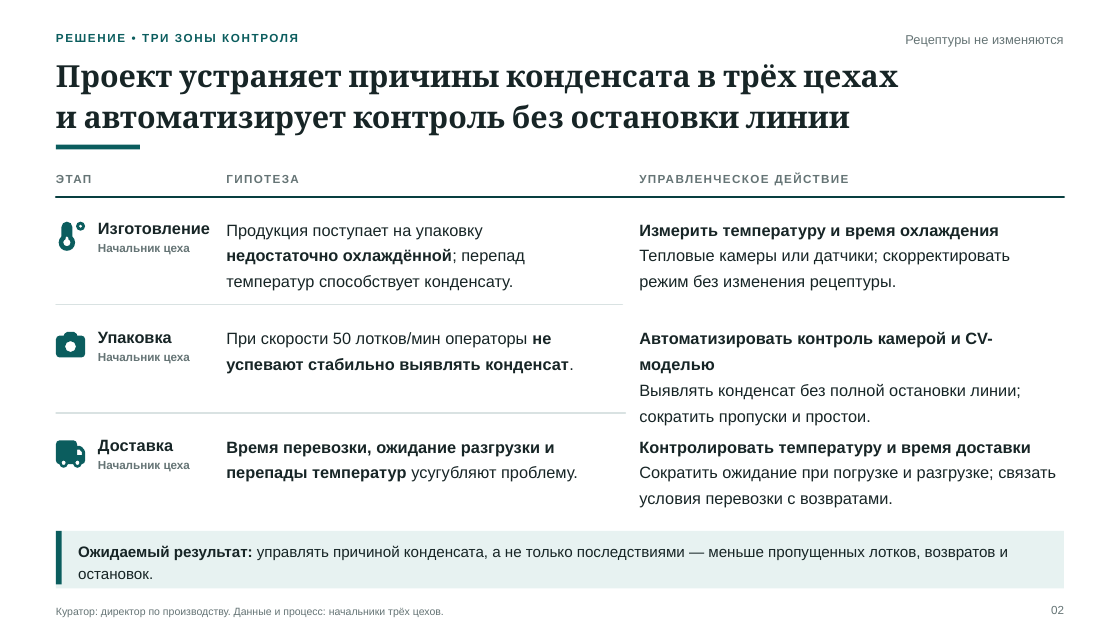
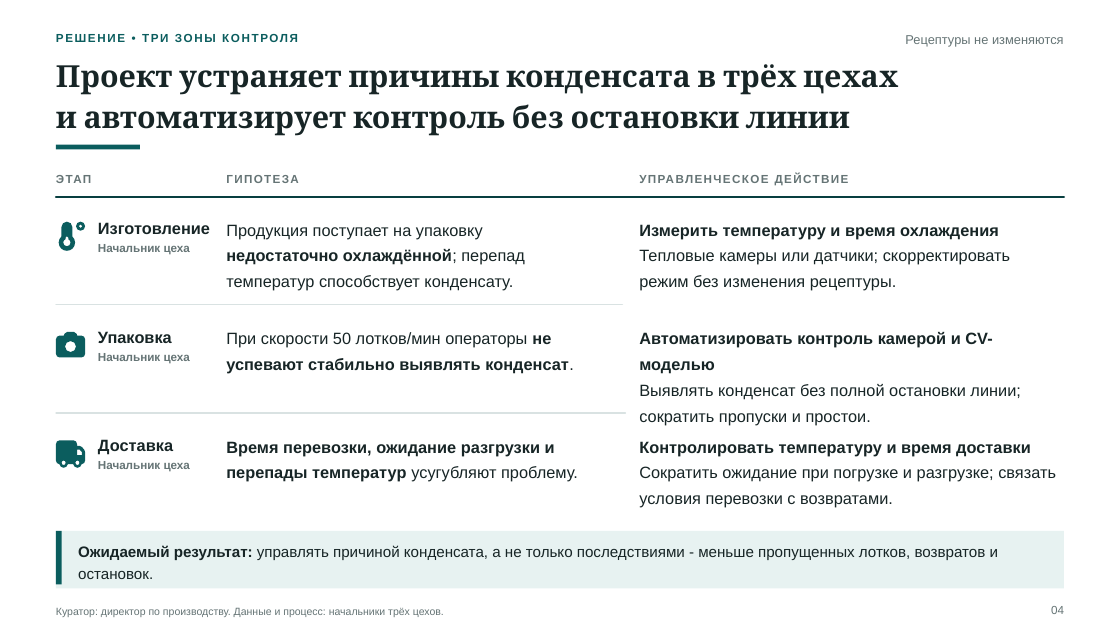
Before and after one commit to TatsianaPoto/head_of_IA, a slide deck: slide 4 of 8_Full_Presentation.pptx. Drawn at 1120x630 pixels with LibreOffice and Linux fonts; fonts in the diff are those of the drawing. Boxes give left, top, right and bottom in pixels: in the first picture for what was removed or moved away, otherwise in the second. Text is boxed around its words. In the diff, an @@ line names an element or a change of style, - is before the commit and + after.

```diff
--- a/8_Full_Presentation.pptx
+++ b/8_Full_Presentation.pptx
@@ text at (78,545,998,579): text changed @@
-Ожидаемый результат: управлять причиной конденсата, а не только последствиями — меньше пропущенных лотков, возвратов и остановок.
+Ожидаемый результат: управлять причиной конденсата, а не только последствиями - меньше пропущенных лотков, возвратов и остановок.
@@ text at (1051,606,1064,614): text changed @@
-02
+04
```
Also in this commit, not shown: 16 other slides changed.
